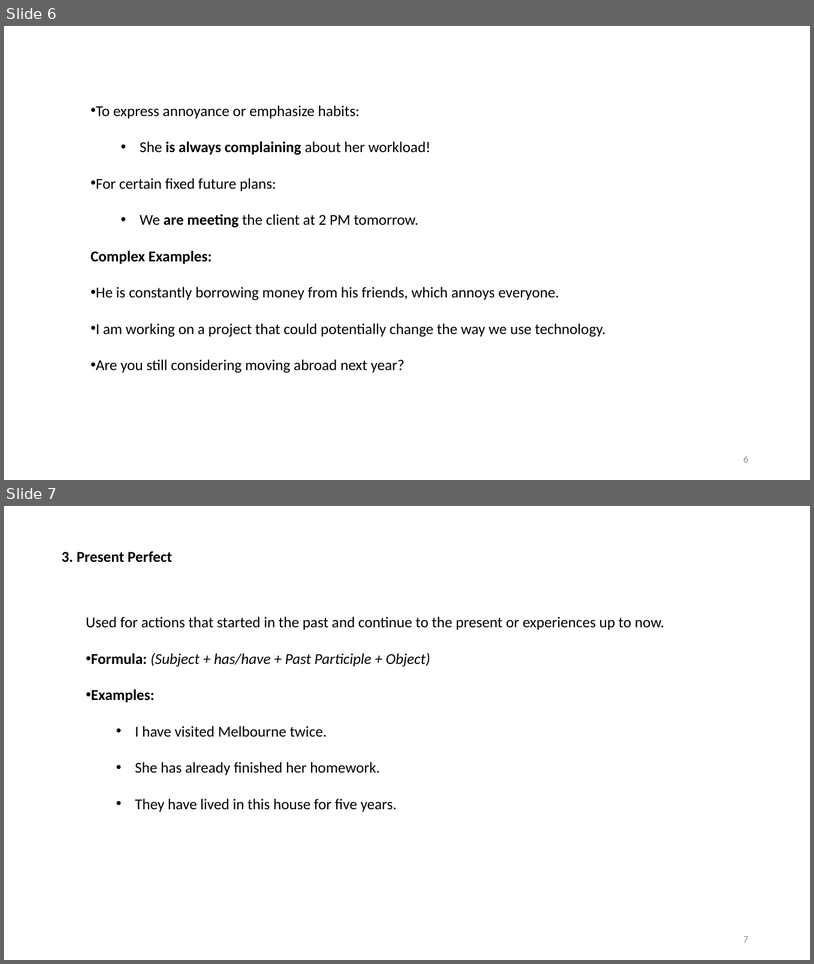
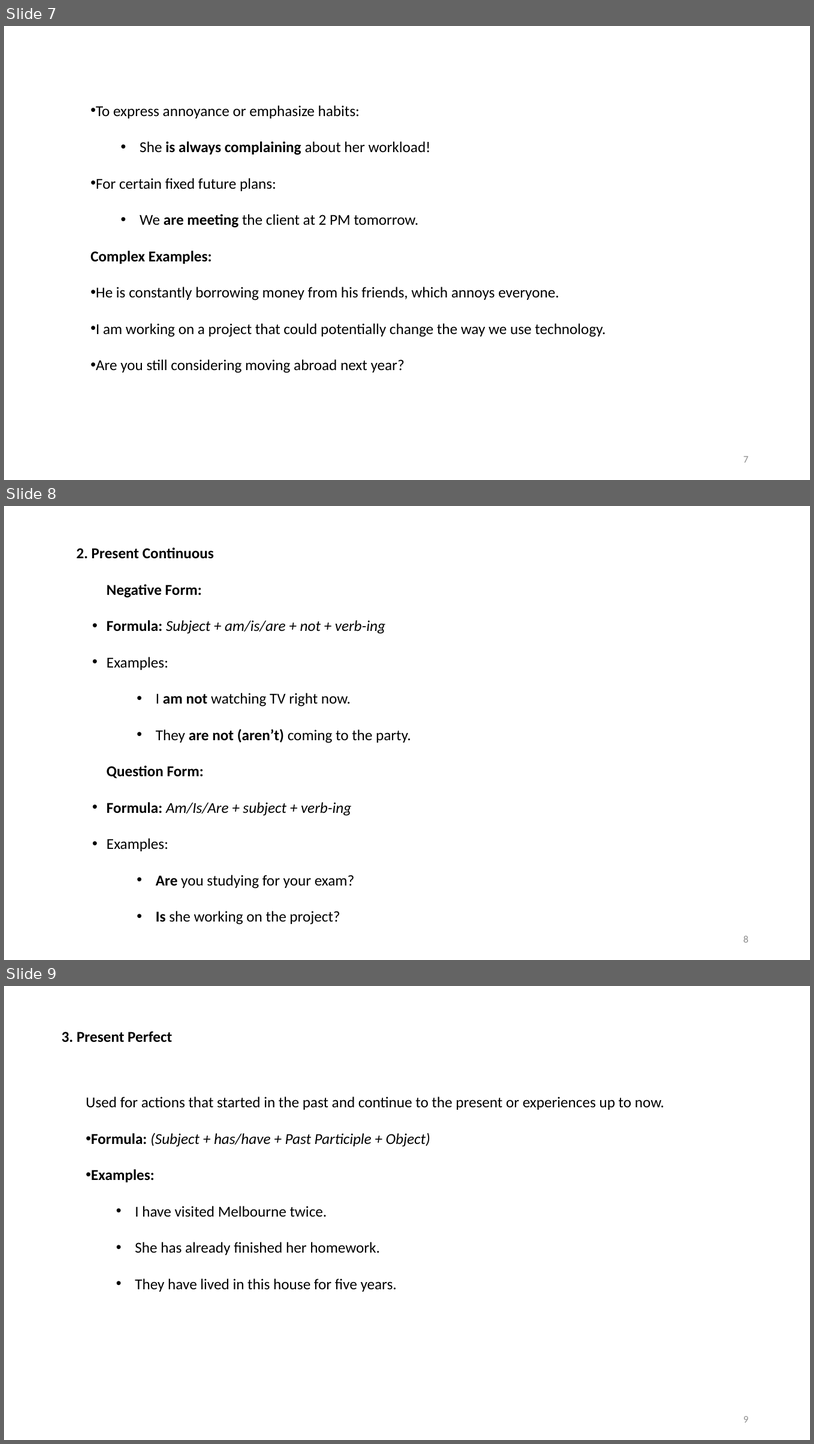
Before and after one commit to mmmovahed/English_grammer_self_study, a slide deck: English.pptx. Shown one above the other, each under a label of ours: slides 6 and 7 before the commit, slides 7, 8 and 9 after it. The pictures are 814x964 and 814x1444 pixels, drawn with LibreOffice and Linux fonts; fonts in the diff are those of the drawing. Boxes give left, top, right and bottom in pixels: in the first picture for what was removed or moved away, otherwise in the second. Text is boxed around its words. In the diff, an @@ line names an element or a change of style, - is before the commit and + after.

Commit message:
negative and question form have been added.

```diff
--- a/English.pptx
+++ b/English.pptx
@@ slide 8 added at (4, 506, 810, 960), background #FFFFFF @@
@@ text added at (77, 547, 411, 924), 18 pt, text #000000 @@
+2. Present Continuous
+  Negative Form:
+  • Formula: Subject + am/is/are + not + verb-ing
+  • Examples:
+    • I am not watching TV right now.
+    • They are not (aren’t) coming to the party.
+  Question Form:
+  • Formula: Am/Is/Are + subject + verb-ing
+  • Examples:
+    • Are you studying for your exam?
+    • Is she working on the project?
@@ page number added at (744, 935, 749, 942), 12 pt, text #8C8C8C @@
+8
@@ what was slide 6 is now slide 7 @@
@@ page number at (744, 456, 749, 462): text changed @@
-6
+7
@@ what was slide 7 is now slide 9 @@
@@ page number at (744, 1416, 749, 1422): text changed @@
-7
+9
```
Also in this commit, not shown: 3 other slides added.
